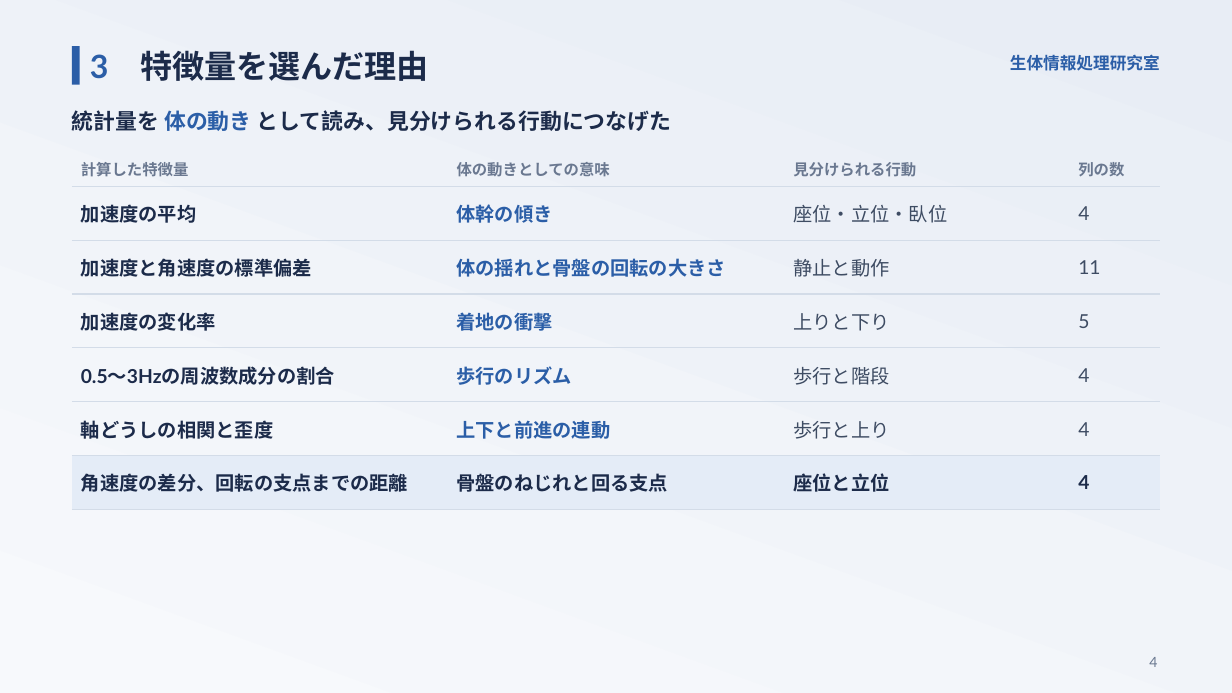
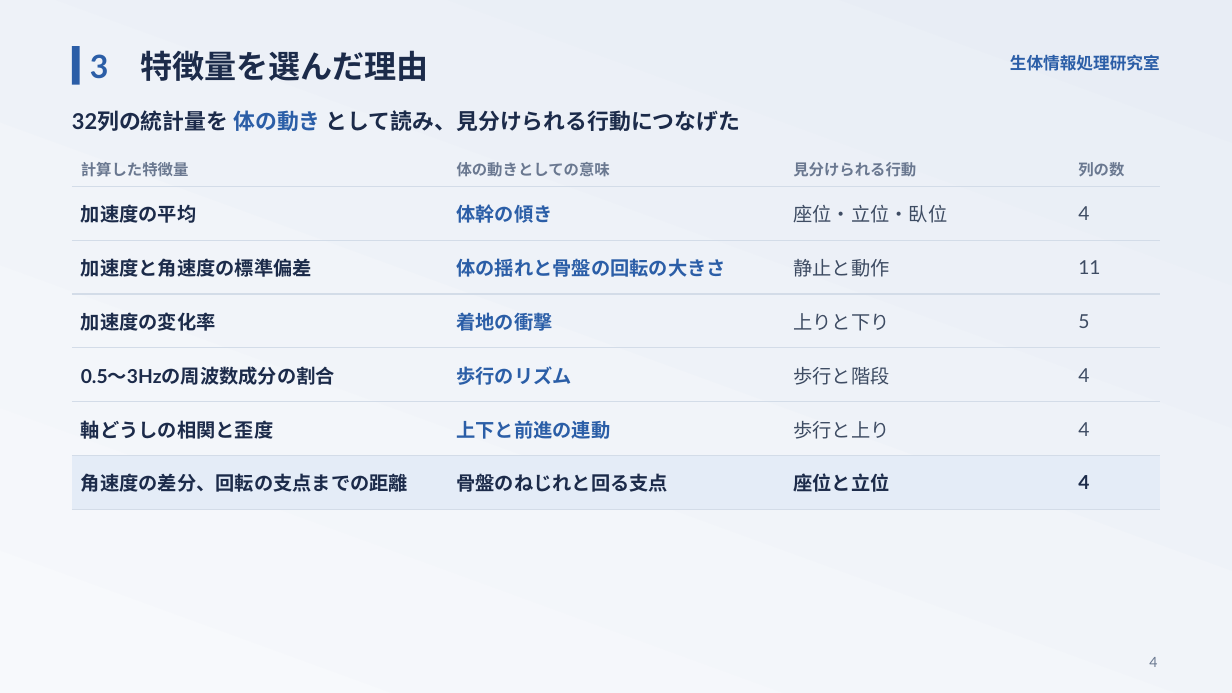
Before and after one commit to takuto-nohara/DataScienceContest, a slide deck: slide 4 of presentation/final_seitailab.pptx. Drawn at 1232x693 pixels with LibreOffice and Linux fonts; fonts in the diff are those of the drawing. Boxes give left, top, right and bottom in pixels: in the first picture for what was removed or moved away, otherwise in the second. Text is boxed around its words. In the diff, an @@ line names an element or a change of style, - is before the commit and + after.

```diff
--- a/presentation/final_seitailab.pptx
+++ b/presentation/final_seitailab.pptx
@@ text at (x1=72, y1=110, x2=741, y2=131): text changed @@
-統計量を 体の動き として読み、見分けられる行動につなげた
+32列の統計量を 体の動き として読み、見分けられる行動につなげた
```
Also in this commit, not shown: 5 other files.
